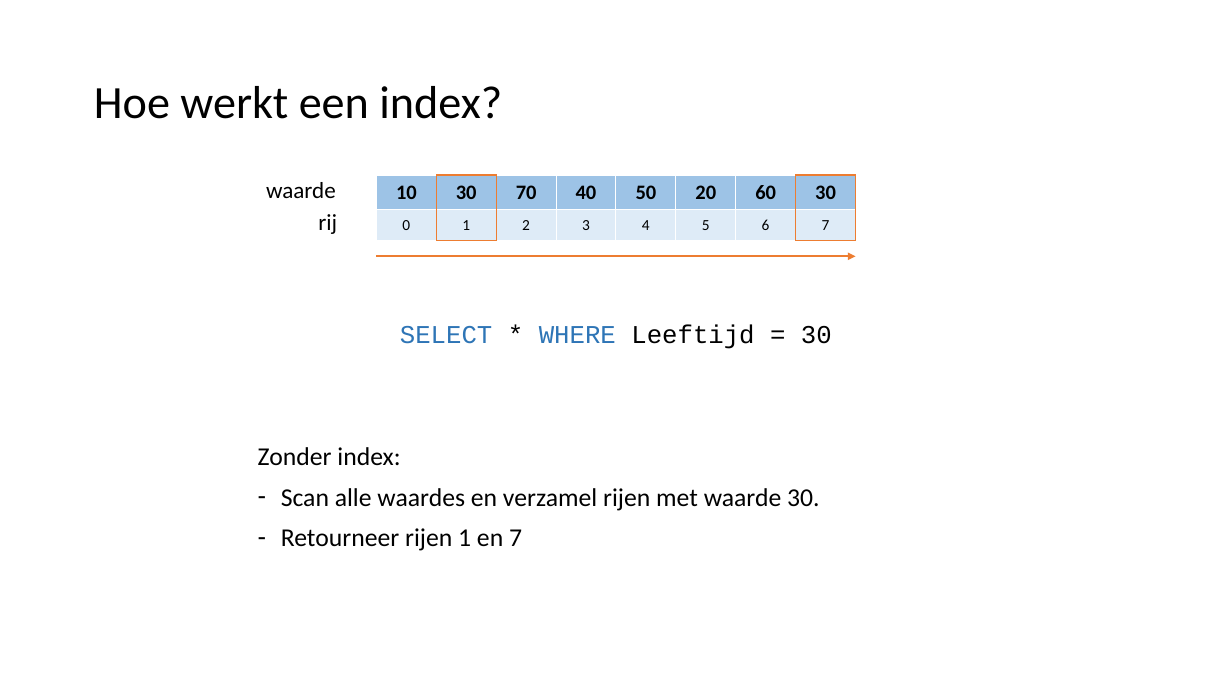
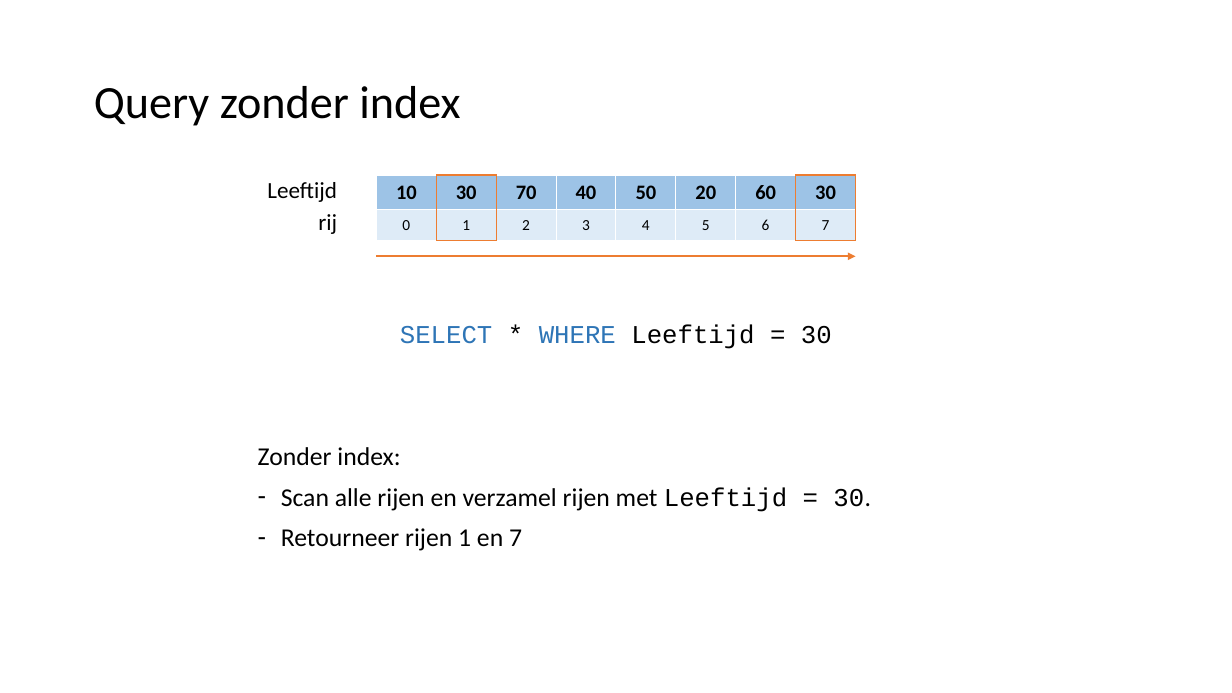
Before and after one commit to LFKoning/knowledge-sharing, a slide deck: slide 53 of sql_course_2p/2_database_design/2_database_design.pptx. Drawn at 1232x693 pixels with LibreOffice and Linux fonts; fonts in the diff are those of the drawing. Boxes give left, top, right and bottom in pixels: in the first picture for what was removed or moved away, otherwise in the second. Text is boxed around its words. In the diff, an @@ line names an element or a change of style, - is before the commit and + after.

```diff
--- a/sql_course_2p/2_database_design/2_database_design.pptx
+++ b/sql_course_2p/2_database_design/2_database_design.pptx
@@ title at (x1=94, y1=86, x2=460, y2=126): text changed @@
-Hoe werkt een index?
+Query zonder index
@@ text at (x1=267, y1=182, x2=337, y2=202): text changed @@
-waarde
+Leeftijd
@@ text at (x1=281, y1=487, x2=871, y2=512): text changed @@
-– Scan alle waardes en verzamel rijen met waarde 30.
+– Scan alle rijen en verzamel rijen met Leeftijd = 30.
```
Also in this commit, not shown: 22 other slides changed, 1 slide added, 1 slide removed, 13 other files.
